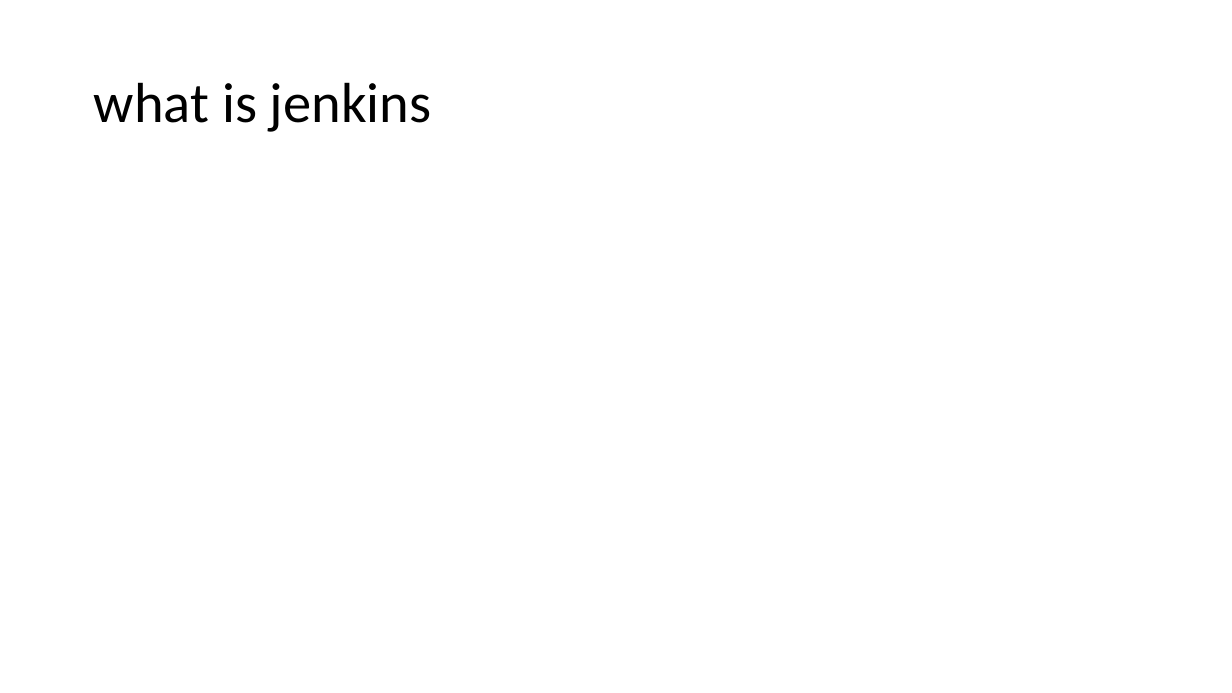
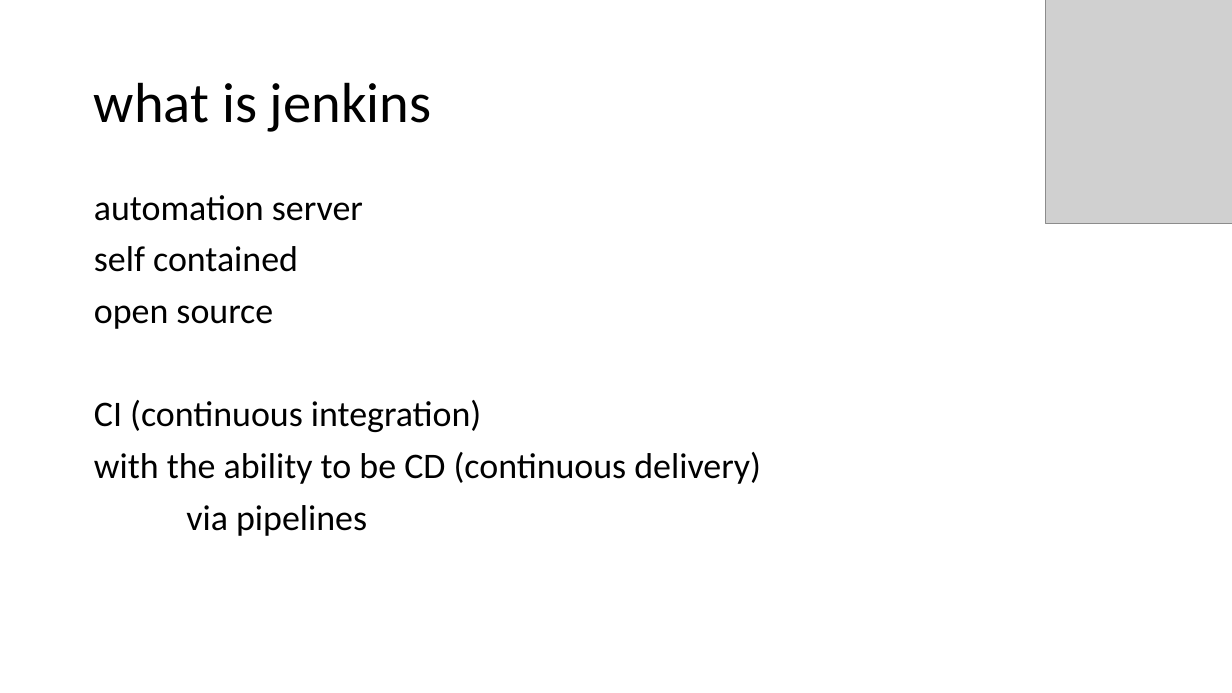
Before and after one commit to ridingintraffic/jenkins, a slide deck: slide 2 of jenkins.pptx. Drawn at 1232x693 pixels with LibreOffice and Linux fonts; fonts in the diff are those of the drawing; grey boxes stand for pictures. Boxes give left, top, right and bottom in pixels: in the first picture for what was removed or moved away, otherwise in the second. Text is boxed around its words. In the diff, an @@ line names an element or a change of style, - is before the commit and + after.

```diff
--- a/jenkins.pptx
+++ b/jenkins.pptx
@@ picture added at [1045,0,1232,224] @@
@@ text added at [94,195,761,536], 28 pt, text #000000 @@
+automation server
+self contained
+open source
+CI (continuous integration)
+with the ability to be CD (continuous delivery)
+via pipelines
```
Also in this commit, not shown: 10 slides added, 1 other file.
